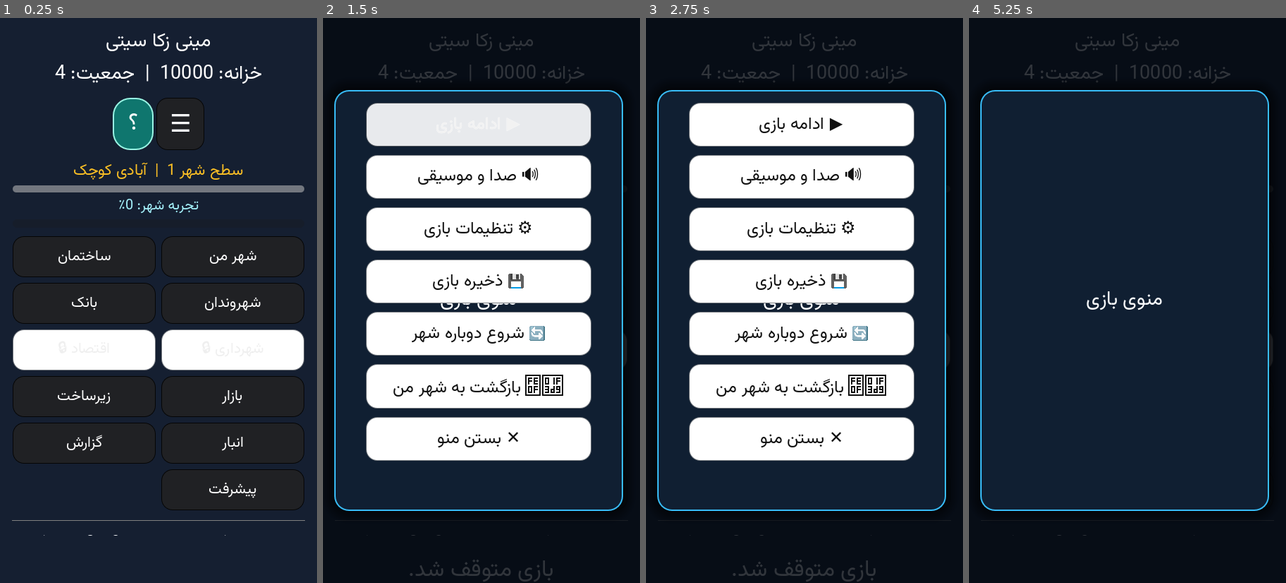
Above: before the commit, frames 1-4 (left to right).
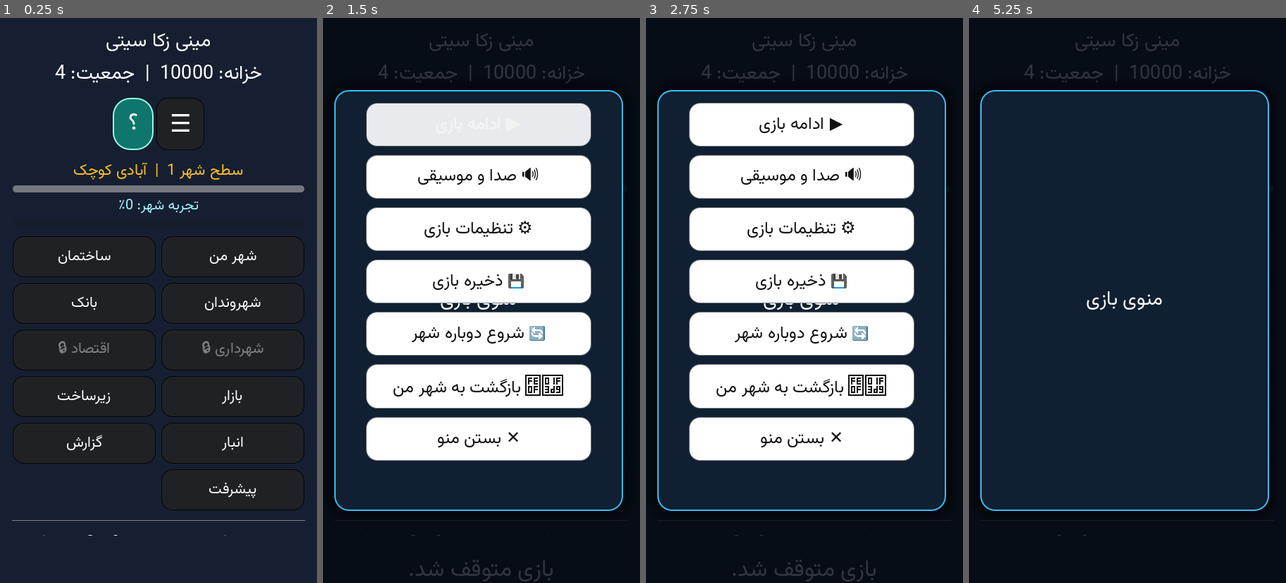
Above: after the commit, the same moments.

Repository: zekainstabot/mini-zeka-city
Game: Godot game, scene res://Main.tscn
The game is run twice, just before and just after one commit, with the same random seed, the same clock (stepped at 60 frames per second) and the same inputs.
Inputs:
- Up to frame 1 (0.25 s): no input
- Up to frame 2 (1.5 s): click "☰" at 0.5 s; click "؟" at 1.25 s
- Up to frame 3 (2.75 s): click "شهر من" at 2 s
- Up to frame 4 (5.25 s): click "ساختمان" at 2.75 s; click "شهروندان" at 3.5 s; click "بانک" at 4.25 s; click "بازار" at 5 s

The runs differ from the first frame. In frame 1, 6.4% of the frame differs, in the area x 4-96%, y 55-63%; in frame 2, less than 0.1%; in frame 3, less than 0.1%; in frame 4, less than 0.1%.

Commit message:
Keep locked navigation buttons visually consistent

Diff:
--- a/scripts/Main.gd
+++ b/scripts/Main.gd
@@ -1194,12 +1194,13 @@
 	button.add_theme_stylebox_override("hover", _button_style(hover_color, border_hover))
 	button.add_theme_stylebox_override("focus", _button_style(hover_color, border_hover))
 	button.add_theme_stylebox_override("pressed", _button_style(pressed_color, border_pressed))
-	button.add_theme_stylebox_override("disabled", _button_style(Color("#FFFFFF"), Color("#73777D")))
+	# Locked navigation items keep the exact same visual style; only the lock icon indicates availability.
+	button.add_theme_stylebox_override("disabled", _button_style(normal_color, border_normal))
 	button.add_theme_color_override("font_color", text_color)
 	button.add_theme_color_override("font_color_focus", text_color)
 	button.add_theme_color_override("font_color_hover", text_color)
 	button.add_theme_color_override("font_color_pressed", text_color)
-	button.add_theme_color_override("font_color_disabled", Color("#111111"))
+	button.add_theme_color_override("font_color_disabled", text_color)
 	button.add_theme_constant_override("outline_size", 1)
 	button.add_theme_color_override("font_outline_color", Color("#FFFFFF") if not navigation else Color("#111827"))
 
